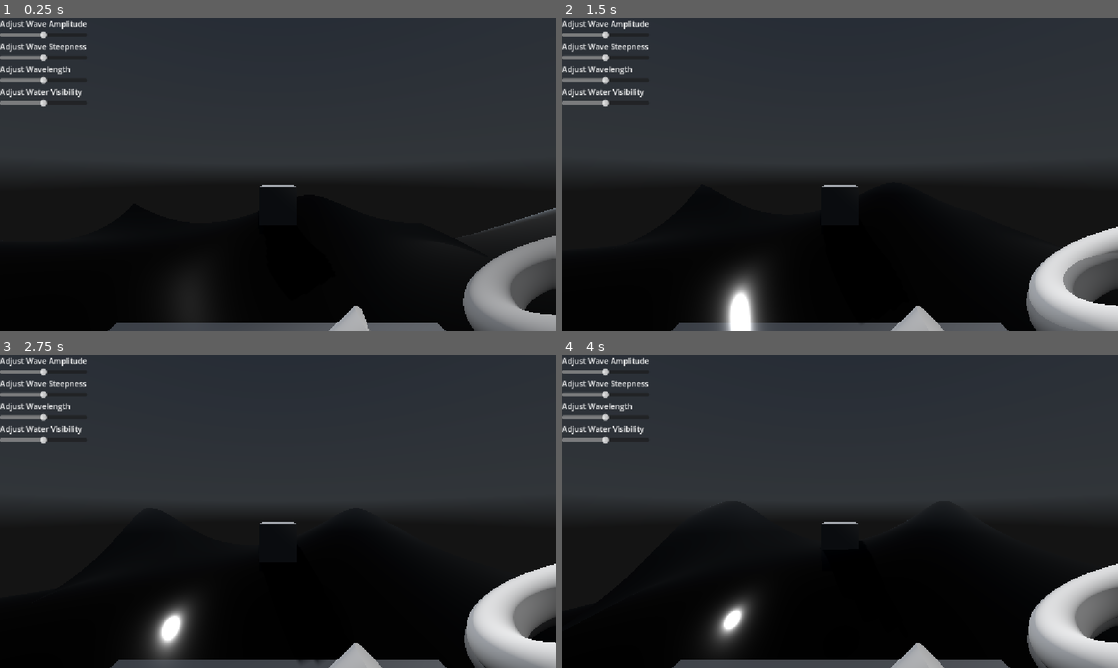
Above: before the commit, frames 1-4 (two rows, left to right).
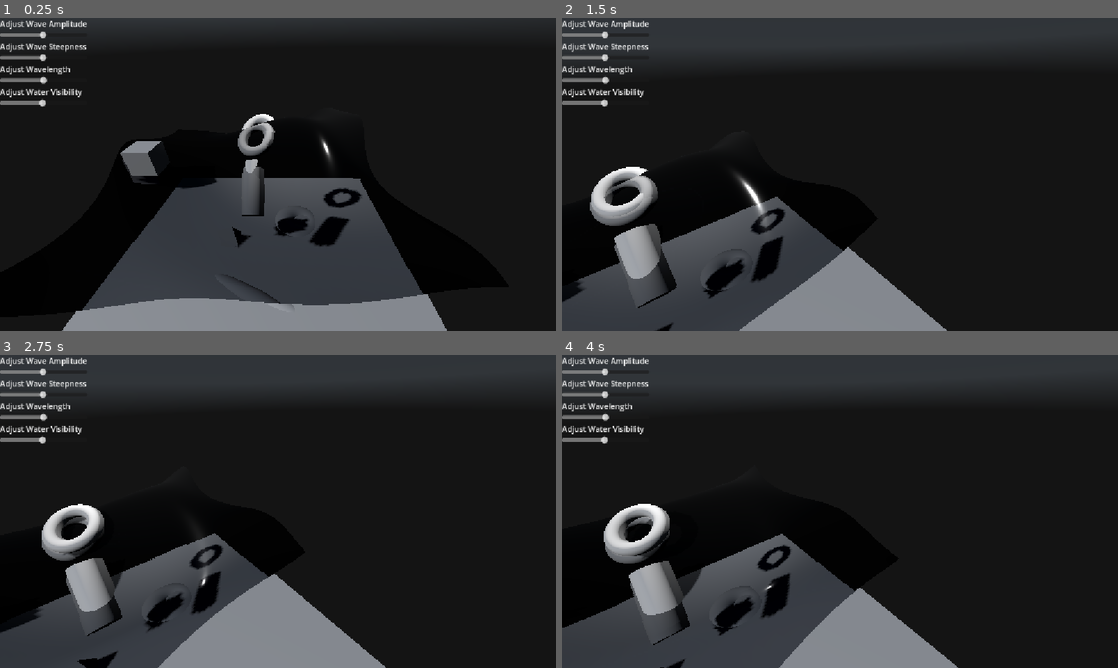
Above: after the commit, the same moments.

Repository: MagnusGrant06/fluid-simulation
Game: Godot game, scene res://Scenes/main.tscn
Two runs of this game, one before a commit and one after it. Both use one fixed random seed, a clock stepped at 60 frames per second and the inputs below. A sky picture missing from this copy of the repository is replaced by a grey-blue gradient.
Inputs (mouse positions are in pixels of both pictures, inside the frame that each line leads up to):
- Up to frame 1 (0.25 s): no input
- Up to frame 2 (1.5 s): move the mouse to (962, 158) at 0.52 s; tap A (a, bound only after the commit) at 0.6 s; click (962, 158) at 0.67 s; tap D (d, bound only after the commit) at 0.8, 1.35 s; move the mouse to (728, 190) at 1.27 s; click (728, 190) at 1.42 s
- Up to frame 3 (2.75 s): tap S (s, bound only after the commit) at 1.55, 2.1 s; move the mouse to (333, 442) at 2.02 s; click (333, 442) at 2.17 s; tap W (w, bound only after the commit) at 2.3 s
- Up to frame 4 (4 s): move the mouse to (812, 574) at 2.77 s; tap W (w, bound only after the commit) at 2.85 s; click (812, 574) at 2.92 s; tap A (a, bound only after the commit) at 3.05, 3.6 s; move the mouse to (1006, 558) at 3.52 s; click (1006, 558) at 3.67 s; tap D (d, bound only after the commit) at 3.8 s

The runs differ from the first frame. In frame 1, 69% of the frame differs, in the area x 0-100%, y 4-100%; in frame 2, 56%; in frame 3, 55%; in frame 4, 56%.

Commit message:
Implemented depth tinting for camera underwater and better checking, as well as free movement controls for better viewing of scene

Diff:
--- a/fluid-simulation/Code/Scripts/camera_3d.gd
+++ b/fluid-simulation/Code/Scripts/camera_3d.gd
@@ -1,51 +1,10 @@
 extends Camera3D
 
 @onready var fluid = $"../../Fluid"
-
-@export var target: Vector3 = Vector3.ZERO
-@export var distance: float = 2.0
-@export var sensitivity: float = 0.3
-@export var min_pitch: float = -80.0
-@export var max_pitch: float = 80.0
-
-var _yaw: float = 0.0
-var _pitch: float = 0.0
-var _is_orbiting: bool = false
-
+@onready var filter : MeshInstance3D = $MeshInstance3D
+@onready var physics_parent : CharacterBody3D = $".."
 var underwater: bool = false
 
-func _input(event: InputEvent) -> void:
-	if event is InputEventMouseButton:
-		if event.button_index == MOUSE_BUTTON_RIGHT:
-			_is_orbiting = event.pressed
-		if event.button_index == MOUSE_BUTTON_WHEEL_UP:
-			distance = max(1.0, distance - 0.5)
-			_update_camera()
-		if event.button_index == MOUSE_BUTTON_WHEEL_DOWN:
-			distance = min(20.0, distance + 0.5)
-			_update_camera()
-
-	if event is InputEventMouseMotion and _is_orbiting:
-		_yaw -= event.relative.x * sensitivity
-		_pitch -= event.relative.y * sensitivity
-		_pitch = clamp(_pitch, min_pitch, max_pitch)
-		_update_camera()
-
-
-func _update_camera() -> void:
-	var yaw_rad: float = deg_to_rad(_yaw)
-	var pitch_rad: float = deg_to_rad(_pitch)
-
-	var offset: Vector3 = Vector3(
-		cos(pitch_rad) * sin(yaw_rad),
-		sin(pitch_rad),
-		cos(pitch_rad) * cos(yaw_rad)
-	) * distance
-
-	get_parent().global_position = target + offset
-	global_position = target + offset
-	look_at(target, Vector3.UP)
-
 func _process(_delta: float) -> void:
-	underwater = fluid.is_under_water(global_transform.origin)
-	print(underwater)
+	underwater = fluid.is_under_water(physics_parent.global_transform.origin)
+	filter.visible = underwater;
--- a/fluid-simulation/Code/Scripts/fluid.gd
+++ b/fluid-simulation/Code/Scripts/fluid.gd
@@ -8,36 +8,39 @@
 var wavelength : float = 7.5
 var amplitude : float = 0.5
 var steepness : float = 0.75
+var wave_time : float = 0.0
 
 var within_water_area : bool = false
 
 func _ready() -> void:
 	var material: ShaderMaterial = surface.get_active_material(0)
 	material.set_shader_parameter("sky_texture", environment.environment.sky.sky_material.panorama)
-
 	surface_area.connect("body_entered", _on_surface_area_entered)
 	surface_area.connect("body_exited", _on_surface_area_exited)
 
-func _on_surface_area_entered(body : Node3D):
-	print("entered")
+#manually keep track of time so its consistent between script and shader
+func _process(delta: float) -> void:
+	wave_time += delta
+	var material: ShaderMaterial = surface.get_active_material(0)
+	material.set_shader_parameter("time", wave_time)
+
+func _on_surface_area_entered(_body : Node3D):
 	within_water_area = true
 
-func _on_surface_area_exited(body : Node3D):
-	#if(body is not Camera3D): return
-	print("exited")
+func _on_surface_area_exited(_body : Node3D):
 	within_water_area = false
 
 #check if given point is above or below water surface taking into account waves
 func is_under_water(point : Vector3) -> bool:
 	if(!within_water_area): return false
-	return point.y < get_current_wave_height(point, wavelength, amplitude, steepness)
+	return point.y < get_current_wave_height(point, amplitude, steepness, wavelength)
 
 
 #replicated GDShader code for waves to get waveheight at current given position to check if underwater
 func calculate_phase(vertex : Vector3,wave_length : float, direction : Vector2) -> float:
 	var k : float = (2.0 * PI) / wave_length
 	var angular_freq : float = sqrt(0.3*k)
-	var phase : float = (k * (direction.x * vertex.x + direction.y * vertex.z)) - (angular_freq * Time.get_ticks_msec() / 1000.0)
+	var phase : float = (k * (direction.x * vertex.x + direction.y * vertex.z)) - (angular_freq * wave_time)
 	return phase
 
 func calculate_wave_offset(position : Vector3, wave_amplitude : float, direction : Vector2, wave_steepness : float, wave_length : float) -> Vector3:
--- a/fluid-simulation/Code/Scripts/wave_controller.gd
+++ b/fluid-simulation/Code/Scripts/wave_controller.gd
@@ -5,7 +5,9 @@
 @onready var wavlen_slider : HSlider = $VBoxContainer/WavelengthSlider
 @onready var vis_slider : HSlider = $VBoxContainer/VisibilitySlider
 @onready var fluid : Node3D = $"../Fluid"
+@onready var camera_filter : MeshInstance3D = $"../CharacterBody3D/Camera3D/MeshInstance3D"
 var fluid_material : ShaderMaterial
+var filter_material : ShaderMaterial
 
 func _ready() -> void:
 	amp_slider.connect("value_changed", _on_amplitude_changed)
@@ -14,6 +16,7 @@
 	vis_slider.connect("value_changed", _on_visibility_changed)
 
 	fluid_material = fluid.surface.get_active_material(0)
+	filter_material = camera_filter.get_active_material(0)
 
 func _on_amplitude_changed(value : float):
 	fluid_material.set_shader_parameter("wave_amplitude", value)
@@ -29,3 +32,4 @@
 
 func _on_visibility_changed(value : float):
 	fluid_material.set_shader_parameter("visibility",value);
+	filter_material.set_shader_parameter("visibility", value);
--- /dev/null
+++ b/fluid-simulation/Code/Shaders/camera_filter.gdshader
@@ -0,0 +1,39 @@
+shader_type spatial;
+render_mode unshaded, depth_test_disabled;
+
+uniform sampler2D screen_texture : hint_screen_texture, filter_linear_mipmap;
+uniform sampler2D depth_texture : hint_depth_texture, filter_linear_mipmap;
+
+uniform float visibility = 0.05;
+//use depth buffer to calculate distance from canmera to objects to add light absorption
+float calculate_pixel_depth(vec2 uv, vec3 vertex, mat4 inverse_proj){
+	float raw_depth = texture(depth_texture, uv).r;
+
+	//convert non-linear depth buffer value to usable world space position
+	vec3 ndc = vec3(uv * 2.0 - 1.0, raw_depth);
+	vec4 view_pos = inverse_proj * vec4(ndc,1.0);
+	view_pos.xyz /= view_pos.w;
+
+	float camera_z = -vertex.z;
+	float scene_depth = -view_pos.z;
+
+	return max(scene_depth - camera_z, 0.0);
+}
+
+void vertex() {
+	// Called for every vertex the material is visible on.
+}
+
+void fragment() {
+	// Called for every pixel the material is visible on.
+	float depth = calculate_pixel_depth(SCREEN_UV, VERTEX, INV_PROJECTION_MATRIX);
+	float transmittance = exp(-depth * visibility);
+
+	ALBEDO = vec3(0.6, 0.85, 1.5) * clamp(1.0 - transmittance,0.0,1.0);
+	ALBEDO /= 2.0;
+}
+
+//void light() {
+//	// Called for every pixel for every light affecting the CanvasItem.
+//	// Uncomment to replace the default light processing function with this one.
+//}
--- a/fluid-simulation/Code/Shaders/water.gdshader
+++ b/fluid-simulation/Code/Shaders/water.gdshader
@@ -1,3 +1,4 @@
+
 shader_type spatial;
 
 uniform sampler2D sky_texture;
@@ -8,6 +9,8 @@
 uniform float wave_amplitude = 0.5;
 uniform float wave_steepness = 0.75;
 uniform float visibility = 0.25;
+
+uniform float time = 0.0;
 
 const float air_index = 1.0f;
 const float water_index = 1.33f;
@@ -68,18 +71,18 @@
 	// Called for every vertex the material is visible on.
 
 	//calculate multiple waves in different directions to create realistic waves
-	vec3 d1 = calculate_offset(VERTEX, wave_amplitude, vec2(1,0), wave_steepness, wave_length, TIME);
-	vec3 d2 = calculate_offset(VERTEX, wave_amplitude*1.5, vec2(0,1), wave_steepness*0.75, wave_length*1.5, TIME);
-	vec3 d3 = calculate_offset(VERTEX, wave_amplitude*0.75, vec2(0.5,0.5), wave_steepness*1.5, wave_length*0.5, TIME);
+	vec3 d1 = calculate_offset(VERTEX, wave_amplitude, vec2(1,0), wave_steepness, wave_length, time);
+	vec3 d2 = calculate_offset(VERTEX, wave_amplitude*1.5, vec2(0,1), wave_steepness*0.75, wave_length*1.5, time);
+	vec3 d3 = calculate_offset(VERTEX, wave_amplitude*0.75, vec2(0.5,0.5), wave_steepness*1.5, wave_length*0.5, time);
 
-	vec3 n1 = calculate_normal(VERTEX, wave_amplitude, vec2(1,0), wave_steepness, wave_length, TIME);
-	vec3 n2 = calculate_normal(VERTEX, wave_amplitude*1.5, vec2(0,1), wave_steepness*0.75, wave_length*1.5, TIME);
-	vec3 n3 = calculate_normal(VERTEX, wave_amplitude*0.75, vec2(0.5,0.5), wave_steepness*1.5, wave_length*0.5, TIME);
+	vec3 n1 = calculate_normal(VERTEX, wave_amplitude, vec2(1,0), wave_steepness, wave_length, time);
+	vec3 n2 = calculate_normal(VERTEX, wave_amplitude*1.5, vec2(0,1), wave_steepness*0.75, wave_length*1.5, time);
+	vec3 n3 = calculate_normal(VERTEX, wave_amplitude*0.75, vec2(0.5,0.5), wave_steepness*1.5, wave_length*0.5, time);
 
 	vec3 d = d1 + d2 + d3;
 	vec3 n = normalize(vec3(0,1,0) + (n1 + n2 + n3));
 
-	VERTEX = vec3(VERTEX.x + d.x, d.y, VERTEX.z + d.z);
+	VERTEX = vec3(VERTEX.x + d.x, VERTEX.y + d.y, VERTEX.z + d.z);
 	NORMAL = n;
 
 }
--- /dev/null
+++ b/fluid-simulation/Scenes/character.gd
@@ -0,0 +1,29 @@
+extends CharacterBody3D
+
+@export var speed: float = 8.0
+@export var acceleration: float = 10.0
+@export var mouse_sensitivity: float = 0.003
+
+func _ready():
+	Input.set_mouse_mode(Input.MOUSE_MODE_CAPTURED)
+
+func _input(event):
+	if event is InputEventMouseMotion:
+		if(Input.get_mouse_mode() != Input.MOUSE_MODE_CAPTURED):
+			return
+		rotate_y(-event.relative.x * mouse_sensitivity)
+		rotate_object_local(Vector3(1, 0, 0), -event.relative.y * mouse_sensitivity)
+	if event is InputEventMouseButton:
+		if(event.button_index == MOUSE_BUTTON_LEFT):
+			Input.set_mouse_mode(Input.MOUSE_MODE_VISIBLE)
+		if(event.button_index == MOUSE_BUTTON_RIGHT):
+			Input.set_mouse_mode(Input.MOUSE_MODE_CAPTURED)
+
+func _physics_process(delta):
+	var input_dir = Input.get_vector("a", "d", "w", "s")
+	var move_axis = 0.0
+
+	var direction = (transform.basis * Vector3(input_dir.x, move_axis, input_dir.y)).normalized()
+
+	velocity = velocity.lerp(direction * speed, acceleration * delta)
+	move_and_slide()
--- a/fluid-simulation/Scenes/fluid.tscn
+++ b/fluid-simulation/Scenes/fluid.tscn
@@ -4,7 +4,7 @@
 [ext_resource type="Script" uid="uid://bdfi3qtlnt7o" path="res://Code/Scripts/fluid.gd" id="1_rcw30"]
 
 [sub_resource type="BoxShape3D" id="BoxShape3D_vfd82"]
-size = Vector3(10, 10, 10)
+size = Vector3(10, 20, 10)
 
 [node name="Fluid" type="Node3D" unique_id=199363850]
 script = ExtResource("1_rcw30")
--- a/fluid-simulation/Scenes/fluid_surface.tscn
+++ b/fluid-simulation/Scenes/fluid_surface.tscn
@@ -14,6 +14,7 @@
 shader_parameter/wave_amplitude = 0.5
 shader_parameter/wave_steepness = 0.75
 shader_parameter/visibility = 0.25
+shader_parameter/time = 0.0
 
 [node name="FluidSurface" type="MeshInstance3D" unique_id=856857340]
 mesh = SubResource("PlaneMesh_jjvhh")
--- a/fluid-simulation/Scenes/main.tscn
+++ b/fluid-simulation/Scenes/main.tscn
@@ -2,11 +2,22 @@
 
 [ext_resource type="PackedScene" uid="uid://cyck2qg52o3g2" path="res://Scenes/fluid.tscn" id="1_jjvhh"]
 [ext_resource type="Script" uid="uid://8bp2i13168dj" path="res://Code/Scripts/camera_3d.gd" id="2_8gbba"]
+[ext_resource type="Script" uid="uid://bu42i7twtnk1y" path="res://Scenes/character.gd" id="2_21xkr"]
 [ext_resource type="Texture2D" uid="uid://c6545y4sqhfwp" path="res://citrus_orchard_road_puresky_4k.exr" id="3_8gbba"]
+[ext_resource type="Shader" uid="uid://d4emdokd56qu2" path="res://Code/Shaders/camera_filter.gdshader" id="3_kry3j"]
 [ext_resource type="PackedScene" uid="uid://bslun5b34sjgb" path="res://Scenes/wave_controller.tscn" id="4_jjvhh"]
 
 [sub_resource type="CapsuleShape3D" id="CapsuleShape3D_vfd82"]
-height = 1.0
+radius = 0.025
+height = 0.05
+
+[sub_resource type="QuadMesh" id="QuadMesh_vfd82"]
+size = Vector2(1.3, 0.7)
+
+[sub_resource type="ShaderMaterial" id="ShaderMaterial_jjvhh"]
+render_priority = 0
+shader = ExtResource("3_kry3j")
+shader_parameter/visibility = 0.25
 
 [sub_resource type="PanoramaSkyMaterial" id="PanoramaSkyMaterial_xrqee"]
 panorama = ExtResource("3_8gbba")
@@ -43,16 +54,22 @@
 [node name="Fluid" parent="." unique_id=199363850 instance=ExtResource("1_jjvhh")]
 
 [node name="CharacterBody3D" type="CharacterBody3D" parent="." unique_id=1234586936]
-transform = Transform3D(1, 0, 0, 0, 1, 0, 0, 0, 1, 0, 0.537152, 1.9344766)
+transform = Transform3D(0.0289368, 0.5699732, -0.8211535, -0.02007294, 0.82166326, 0.5696196, 0.99937963, 1.2006774e-09, 0.03521734, -6.957302, 3.645554, 1.3098075)
 motion_mode = 1
+script = ExtResource("2_21xkr")
+
+[node name="CollisionShape3D" type="CollisionShape3D" parent="CharacterBody3D" unique_id=1068153518]
+transform = Transform3D(1, 0, 0, 0, 1, 0, 0, 0, 1, 0, 0.4903534, -0.42594588)
+shape = SubResource("CapsuleShape3D_vfd82")
 
 [node name="Camera3D" type="Camera3D" parent="CharacterBody3D" unique_id=448676736]
 transform = Transform3D(1, 0, 0, 0, 1, 0, 0, 0, 1, 0, 0.5100246, 0)
 script = ExtResource("2_8gbba")
 
-[node name="CollisionShape3D" type="CollisionShape3D" parent="CharacterBody3D" unique_id=1068153518]
-transform = Transform3D(1, 0, 0, 0, 1, 0, 0, 0, 1, 0, 0.4903534, 0)
-shape = SubResource("CapsuleShape3D_vfd82")
+[node name="MeshInstance3D" type="MeshInstance3D" parent="CharacterBody3D/Camera3D" unique_id=360852920]
+transform = Transform3D(1, 0, 0, 0, 1, 0, 0, 0, 1, 0, 0, -0.45564306)
+mesh = SubResource("QuadMesh_vfd82")
+surface_material_override/0 = SubResource("ShaderMaterial_jjvhh")
 
 [node name="DirectionalLight3D" type="DirectionalLight3D" parent="." unique_id=256479540]
 transform = Transform3D(0.9374802, -0.22751148, -0.26338065, 0, -0.756757, 0.6536961, -0.34803852, -0.6128271, -0.70944476, -2.2804346, 3.6154993, -2.8711805)
--- a/fluid-simulation/Scenes/wave_controller.tscn
+++ b/fluid-simulation/Scenes/wave_controller.tscn
@@ -22,6 +22,7 @@
 
 [node name="AmplitudeSlider" type="HSlider" parent="VBoxContainer" unique_id=1881841220]
 layout_mode = 2
+min_value = 0.01
 max_value = 1.0
 step = 0.01
 value = 0.5
@@ -32,6 +33,7 @@
 
 [node name="SteepnessSlider" type="HSlider" parent="VBoxContainer" unique_id=1109721886]
 layout_mode = 2
+min_value = 0.01
 max_value = 1.5
 step = 0.01
 value = 0.75
@@ -42,9 +44,10 @@
 
 [node name="WavelengthSlider" type="HSlider" parent="VBoxContainer" unique_id=1278807354]
 layout_mode = 2
+min_value = 0.01
 max_value = 15.0
 step = 0.1
-value = 7.5
+value = 7.51
 
 [node name="WaterVisibility" type="Label" parent="VBoxContainer" unique_id=751077649]
 layout_mode = 2
@@ -52,6 +55,7 @@
 
 [node name="VisibilitySlider" type="HSlider" parent="VBoxContainer" unique_id=803292645]
 layout_mode = 2
+min_value = 0.01
 max_value = 0.5
 step = 0.01
 value = 0.25
--- a/fluid-simulation/project.godot
+++ b/fluid-simulation/project.godot
@@ -27,6 +27,29 @@
 "res://Scenes/": "purple"
 }
 
+[input]
+
+w={
+"deadzone": 0.2,
+"events": [Object(InputEventKey,"resource_local_to_scene":false,"resource_name":"","device":-1,"window_id":0,"alt_pressed":false,"shift_pressed":false,"ctrl_pressed":false,"meta_pressed":false,"pressed":false,"keycode":0,"physical_keycode":87,"key_label":0,"unicode":119,"location":0,"echo":false,"script":null)
+]
+}
+a={
+"deadzone": 0.2,
+"events": [Object(InputEventKey,"resource_local_to_scene":false,"resource_name":"","device":-1,"window_id":0,"alt_pressed":false,"shift_pressed":false,"ctrl_pressed":false,"meta_pressed":false,"pressed":false,"keycode":0,"physical_keycode":65,"key_label":0,"unicode":97,"location":0,"echo":false,"script":null)
+]
+}
+s={
+"deadzone": 0.2,
+"events": [Object(InputEventKey,"resource_local_to_scene":false,"resource_name":"","device":-1,"window_id":0,"alt_pressed":false,"shift_pressed":false,"ctrl_pressed":false,"meta_pressed":false,"pressed":false,"keycode":0,"physical_keycode":83,"key_label":0,"unicode":115,"location":0,"echo":false,"script":null)
+]
+}
+d={
+"deadzone": 0.2,
+"events": [Object(InputEventKey,"resource_local_to_scene":false,"resource_name":"","device":-1,"window_id":0,"alt_pressed":false,"shift_pressed":false,"ctrl_pressed":false,"meta_pressed":false,"pressed":false,"keycode":0,"physical_keycode":68,"key_label":0,"unicode":100,"location":0,"echo":false,"script":null)
+]
+}
+
 [physics]
 
 3d/physics_engine="Jolt Physics"
Not shown, added: fluid-simulation/Code/Shaders/camera_filter.gdshader.uid
Not shown, added: fluid-simulation/Scenes/character.gd.uid
